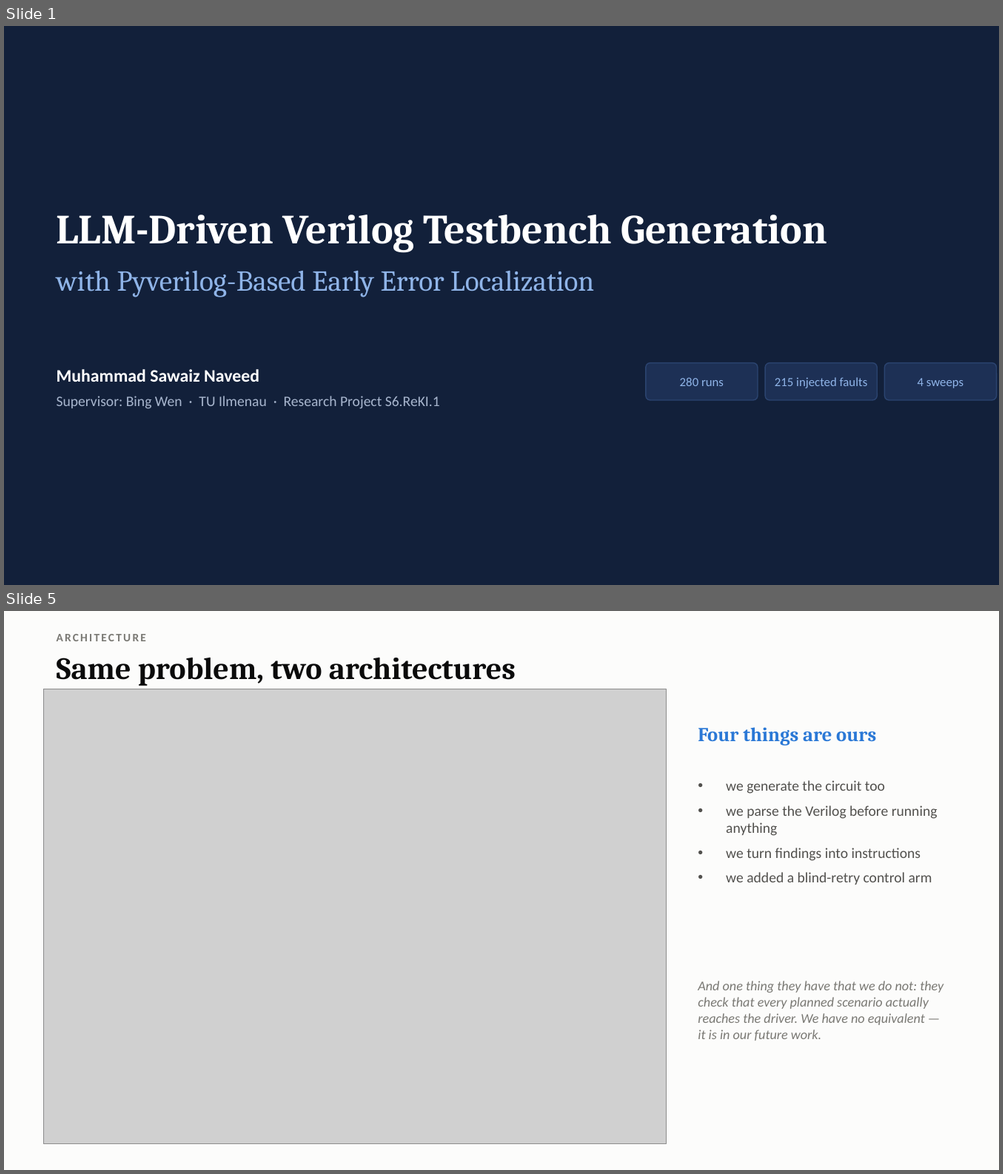
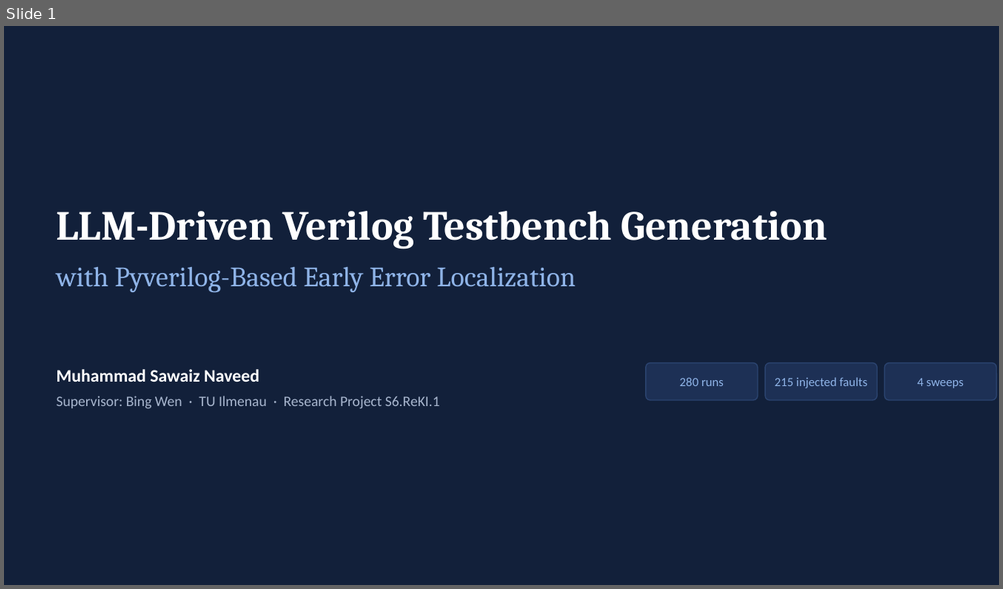
Before and after one commit to Sawaiz-zip/agentic-verilog-testbench, a slide deck: docs/presentation.pptx. Shown one above the other, each under a label of ours: slides 1 and 5 before the commit, slide 1 after it; the slides between them are not shown. The pictures are 1003x1174 and 1003x589 pixels, drawn with LibreOffice and Linux fonts; fonts in the diff are those of the drawing; grey boxes stand for pictures. Boxes give left, top, right and bottom in pixels: in the first picture for what was removed or moved away, otherwise in the second. Text is boxed around its words. In the diff, an @@ line names an element or a change of style, - is before the commit and + after.

```diff
--- a/docs/presentation.pptx
+++ b/docs/presentation.pptx
@@ slide 5 removed at (4,611,999,1170), background #FCFCFB @@
@@ text removed at (57,634,146,641) @@
-ARCHITECTURE
@@ text removed at (57,657,515,686) @@
-Same problem, two architectures
@@ picture removed at (43,689,666,1145) @@
@@ text removed at (697,727,876,746) @@
-Four things are ours
@@ text removed at (726,780,937,885) @@
-• we generate the circuit too
-• we parse the Verilog before running anything
-• we turn findings into instructions
-• we added a blind-retry control arm
@@ text removed at (697,981,943,1041) @@
-And one thing they have that we do not: they check that every planned scenario actually reaches the driver. We have no equivalent — it is in our future work.
@@ slide 1 changed as well @@
@@ text "LLM-Driven Verilog Testbench Generation": place and size @@
-text "LLM-Driven Verilog Testbench Generation" at (57,215,827,253)
+text "LLM-Driven Verilog Testbench Generation" at (57,211,827,249)
@@ text "with Pyverilog-Based Early Error Localization" at (57,266,575,293): size 28 to 27 pt @@
```
Also in this commit, not shown: 6 other slides changed, 17 slides added, 18 other slides removed, 3 other files.
